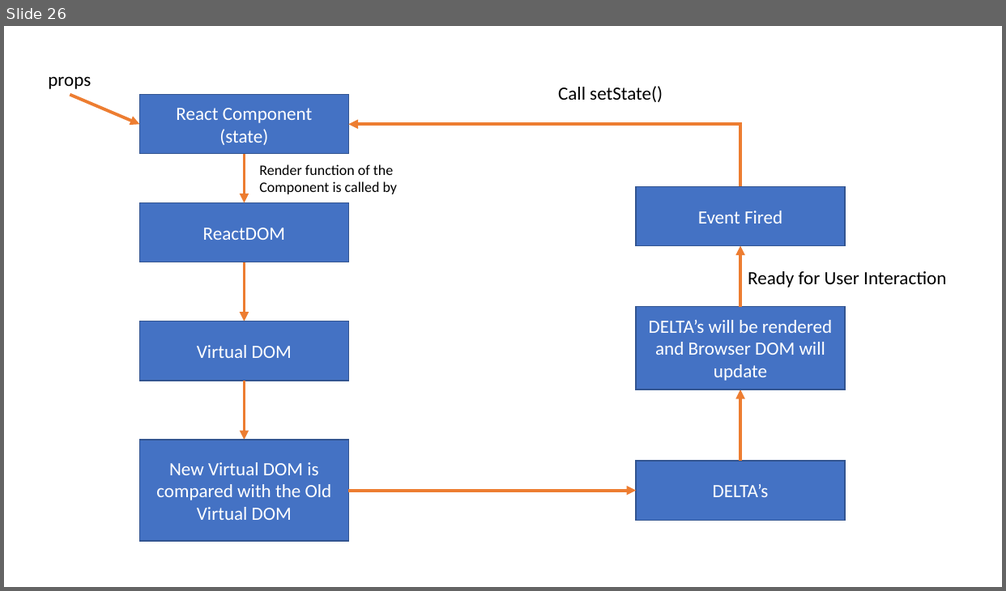
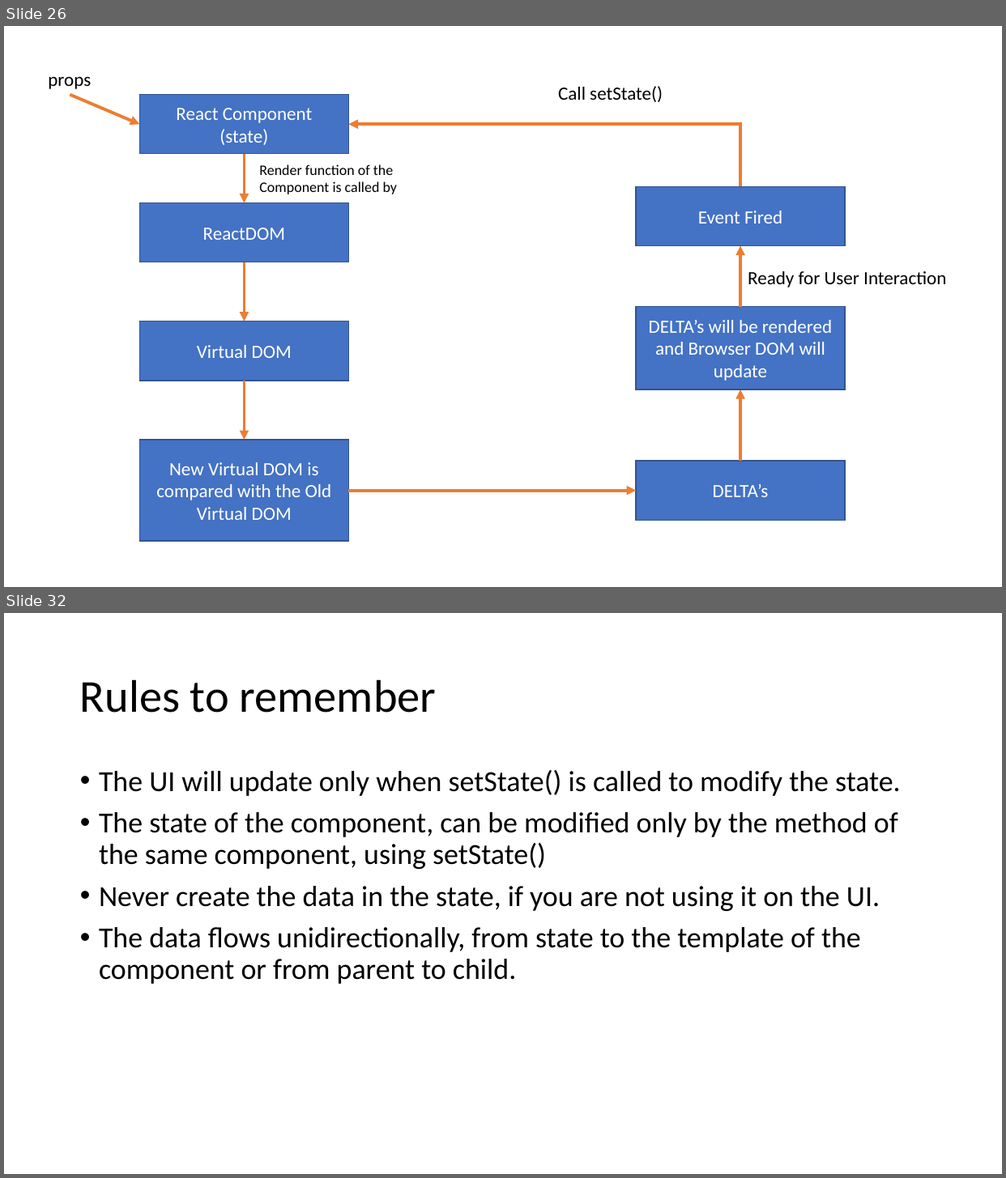
Before and after one commit to manishvbn/ReactJS_Jul22, a slide deck: Notes/React.pptx. Shown one above the other, each under a label of ours: slide 26 before the commit, slides 26 and 32 after it; the slides between them are not shown. The pictures are 1006x591 and 1006x1178 pixels, drawn with LibreOffice and Linux fonts; fonts in the diff are those of the drawing. Boxes give left, top, right and bottom in pixels: in the first picture for what was removed or moved away, otherwise in the second. Text is boxed around its words. In the diff, an @@ line names an element or a change of style, - is before the commit and + after.

```diff
--- a/Notes/React.pptx
+++ b/Notes/React.pptx
@@ slide 32 added at (4, 613, 1002, 1174), background #FFFFFF @@
@@ title added at (80, 679, 437, 713), 44 pt, text #000000 @@
+Rules to remember
@@ text added at (99, 770, 901, 984), 28 pt, text #000000 @@
+• The UI will update only when setState() is called to modify the state.
+• The state of the component, can be modified only by the method of the same component, using setState()
+• Never create the data in the state, if you are not using it on the UI.
+• The data flows unidirectionally, from state to the template of the component or from parent to child.
```
Also in this commit, not shown: 18 other slides added.
